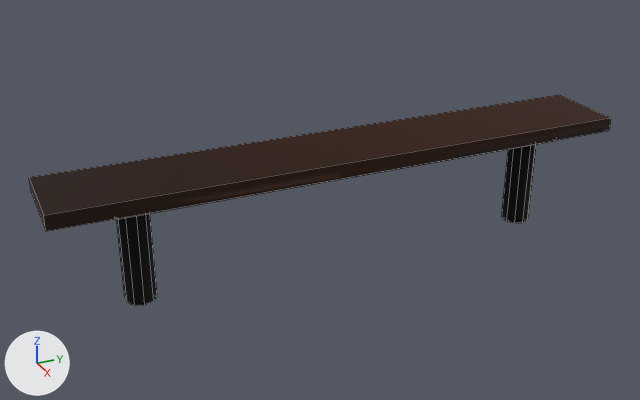
An edit to the OBJ model Assets/Scenes/Beach/Originals/Bench/Bench.obj, drawn before and after from the same camera.
Rendered twice from a 50 mm camera at (2326.0, -229.0, 690.0) aimed at (1119.0, 315.0, 87.0). Lighting does not change. The marker at lower left points along +X, +Y and +Z. Mesh edges are drawn as thin lines. Where no turn or scale is listed for an object, it has been applied to the vertices.

The first picture shows 'Bench'.
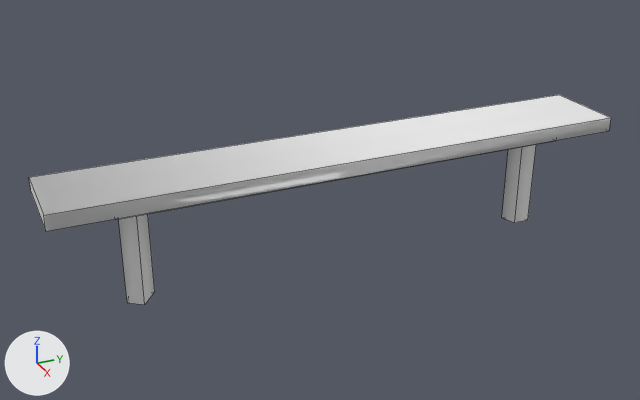
The change, as JSON lines over the scene's bpy script:
```json
{"op": "add", "block": "mat_lambert10sg", "code": ["mat_lambert10sg = principled_material('lambert10SG')", "mat_lambert10sg.base_color = (0.8, 0.8, 0.8)  # white #e7e7e7", "mat_lambert10sg.roughness = 1.0"]}
{"block": "me_bench", "where": "# used by ob_bench; location = (0.0, 0.0, 0.0)"}
{"op": "remove", "block": "me_bench", "code": "me_bench.from_pydata(...)  # 60 vertices, 72 faces; spans x 1065.0..1206.0, y -126.0..826.0, z -13.0..183.0"}
{"op": "remove", "block": "me_bench", "code": "me_bench.materials.append(mat_blinn2sg)  # picture img_blank_png"}
{"op": "add", "block": "me_bench", "code": "me_bench.from_pydata(...)  # 40 vertices, 42 faces; spans x 1065.0..1206.0, y -126.0..826.0, z -13.0..183.0"}
{"block": "me_bench", "change": "me_bench part 1"}
{"block": "me_bench", "change": "10 vertices are removed from x 1116.0..1160.0, y 675.0..722.0, z -13.0..151.0"}
{"block": "me_bench", "change": "30 faces are deleted"}
{"block": "me_bench", "change": "15 new faces join them"}
{"block": "me_bench", "change": "me_bench part 2"}
{"block": "me_bench", "change": "10 vertices are removed from x 1116.0..1155.0, y -18.0..29.0, z -13.0..151.0"}
{"block": "me_bench", "change": "27 faces are deleted"}
{"block": "me_bench", "change": "12 new faces join them"}
{"block": "me_bench", "change": "me_bench part 3: 6 faces spanning x 1085.0..1185.0, y -29.0..730.0, z 149.0..166.0 switch from mat_lambert5sg (picture img_blankgrey_png) to mat_lambert10sg (white #e7e7e7)"}
{"block": "me_bench", "change": "me_bench part 4: 6 faces spanning x 1065.0..1206.0, y -126.0..826.0, z 159.0..183.0 switch from mat_lambert6sg (picture img_blankbrown_png) to mat_lambert10sg (white #e7e7e7)"}
```

What differs and where, as boxes [x1, y1, x2, y2] in the pictures (640 x 400 px):
```json
{"part": 1, "of": "me_bench", "change": "cut back", "before": [502, 144, 536, 223], "after": [502, 144, 536, 223]}
{"part": 2, "of": "me_bench", "change": "cut back", "before": [117, 213, 157, 305], "after": [118, 214, 155, 305]}
{"part": 3, "of": "me_bench", "change": "recoloured", "before": [115, 140, 556, 220], "after": [115, 140, 556, 220]}
{"part": 4, "of": "me_bench", "change": "recoloured", "before": [29, 95, 611, 231], "after": [29, 95, 611, 231], "on screen": "brown to white"}
```
